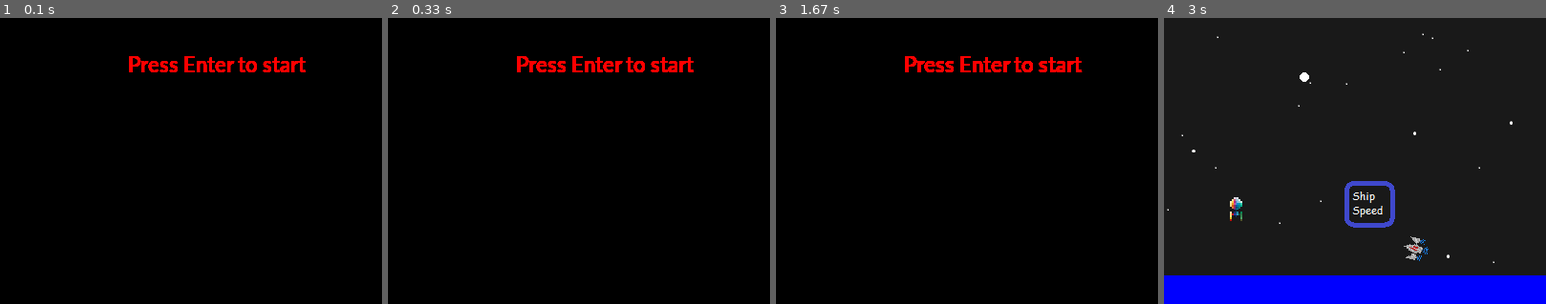
Above: before the commit, frames 1-4 (left to right).
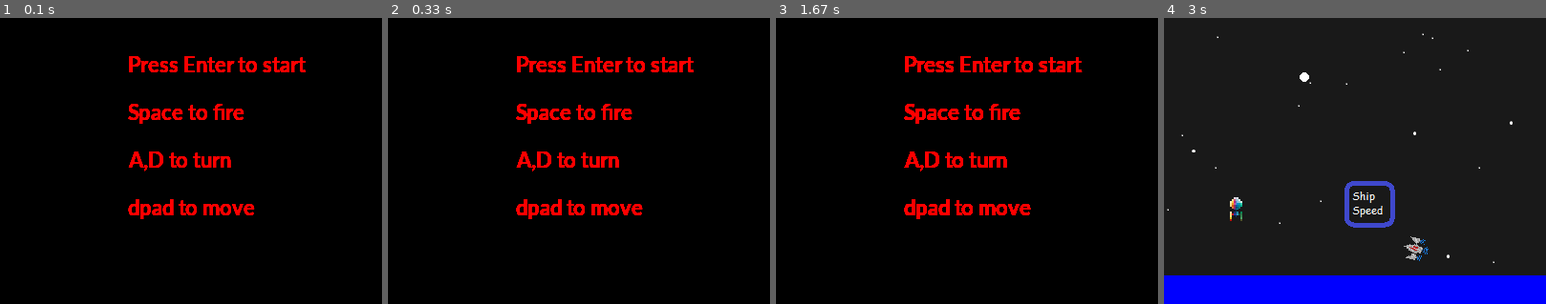
Above: after the commit, the same moments.

Repository: dwaynethebard/Space-Shooter
Game: pygame game, started from Space Shooter/Space_Shooter.py
The game is run twice, just before and just after one commit, with the same random seed, the same clock (stepped at 60 frames per second) and the same inputs.
Inputs:
- Up to frame 1 (0.1 s): no input
- Up to frame 2 (0.33 s): no input
- Up to frame 3 (1.67 s): tap Space at 0.33 s
- Up to frame 4 (3 s): tap Enter at 2.17 s; hold Left from 2.5 s (still down); tap Space at 2.57, 2.87 s
The pictures show only the part of the screen within x 33-83%, y 44-94%; the shares and areas given below are measured in that part.

The runs differ from the first frame. In frame 1, 2.4% of the frame differs, in the area x 33-67%, y 30-71%; in frame 2, 2.4%; in frame 3, 2.4%; in frame 4, nothing differs.

Commit message:
Update Space_Shooter.py

Diff:
--- a/Space Shooter/Space_Shooter.py
+++ b/Space Shooter/Space_Shooter.py
@@ -51,8 +51,10 @@
             pygame.quit()
             sys.exit()
         else:
-            text = font.render("Press Enter to start",True,RED)
-            windowSurface.blit(text, [400, 300])
+            windowSurface.blit(font.render("Press Enter to start",True,RED), [400, 300])
+            windowSurface.blit(font.render("Space to fire ",True,RED), [400, 350])
+            windowSurface.blit(font.render("A,D to turn ",True,RED), [400, 400])
+            windowSurface.blit(font.render("dpad to move ",True,RED), [400, 450])
 
             pygame.display.update()
     return False
